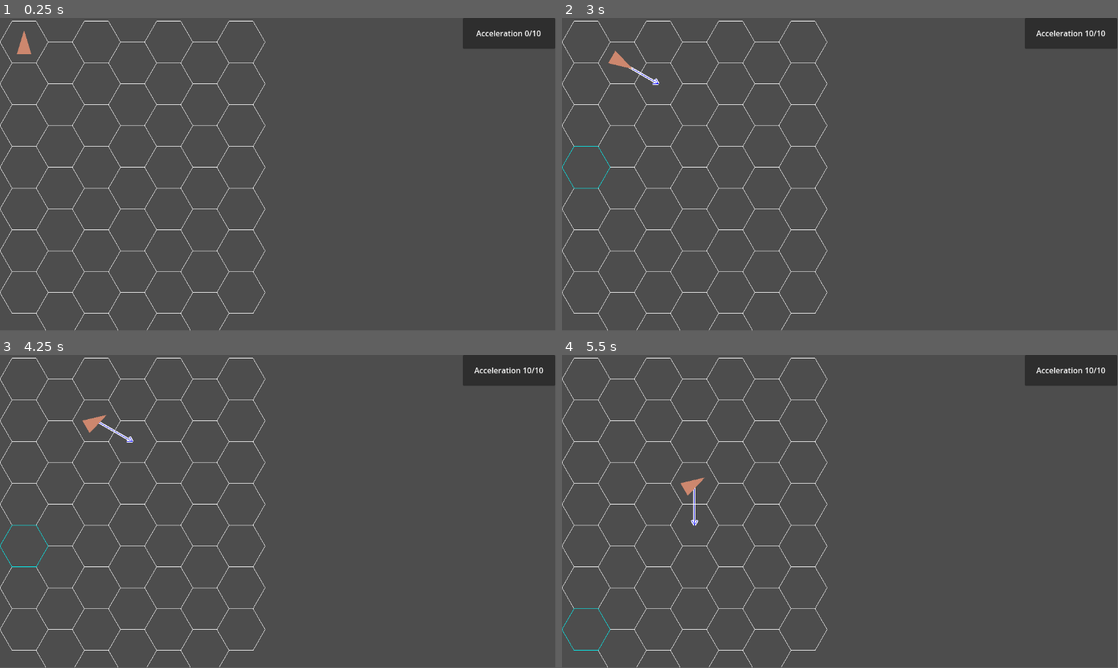
Above: before the commit, frames 1-4 (two rows, left to right).
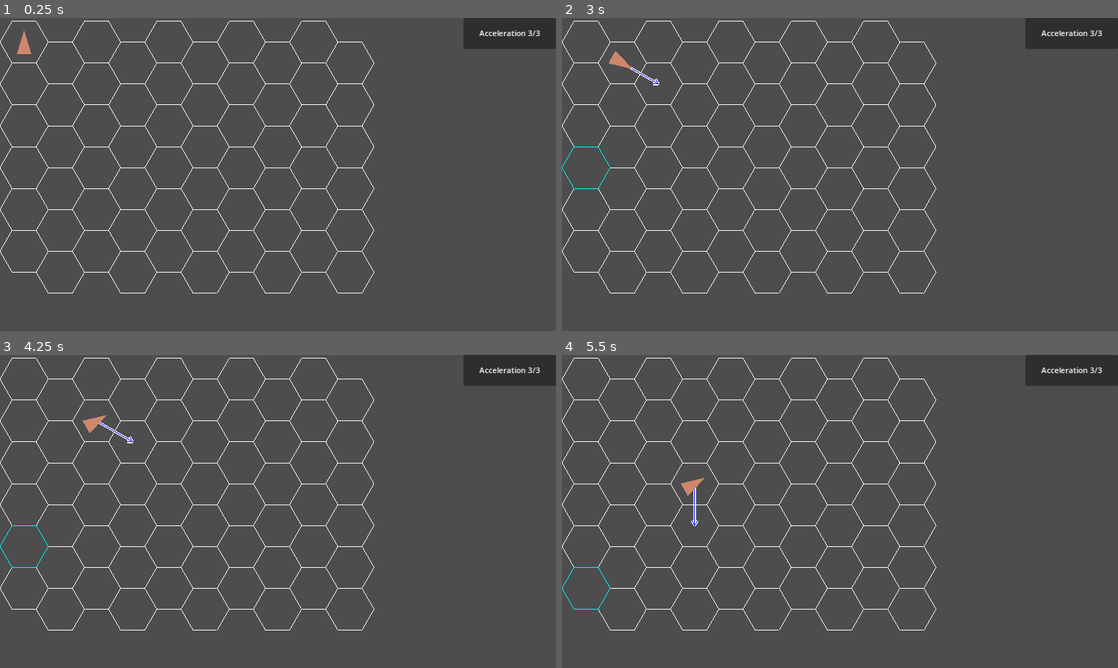
Above: after the commit, the same moments.

Repository: Idandot/Space-Arena
Game: Godot game, scene res://Scenes/Arena.tscn
Same seed, same stepped clock (60 frames per second), same inputs: the game is played once before the commit and once after it.
Inputs (mouse positions are in pixels of both pictures, inside the frame that each line leads up to):
- Up to frame 1 (0.25 s): no input
- Up to frame 2 (3 s): tap Enter (end_movement) at 0.5, 1.35, 2.85 s; move the mouse to (584, 43) at 0.52 s; hold Right (turn_right) 0.53-1.28 s; hold Enter (end_movement) 0.53-1.28 s; click (584, 43) at 0.67 s; tap Backspace (Reset) at 1.25, 2, 2.75 s; move the mouse to (584, 83) at 1.27 s; hold Down (brake) 1.28-2.03 s; click (584, 83) at 1.42 s; move the mouse to (584, 124) at 2.02 s; hold Right (turn_right) 2.03-2.78 s; hold Enter (end_movement) 2.03-2.78 s; click (584, 124) at 2.17 s; move the mouse to (584, 168) at 2.77 s; hold Up (accelerate) from 2.78 s (still down); click (584, 168) at 2.92 s
- Up to frame 3 (4.25 s): tap Backspace (Reset) at 3.5 s; move the mouse to (22, 545) at 3.52 s; release Up (accelerate) at 3.53 s; hold Left (turn_left) from 3.53 s (still down); hold Enter (end_movement) from 3.53 s (still down); click (22, 545) at 3.67 s
- Up to frame 4 (5.5 s): tap Backspace (Reset) at 4.25 s; move the mouse to (584, 586) at 4.27 s; release Enter (end_movement) at 4.28 s; tap Enter (end_movement) at 4.35 s; click (584, 586) at 4.42 s; move the mouse to (584, 630) at 5.02 s; release Left (turn_left) at 5.03 s; hold Down (brake) from 5.03 s (still down); hold Enter (end_movement) from 5.03 s (still down); click (584, 630) at 5.17 s
The window is 799x449 before the commit and 800x450 after it. Grey fills any space a smaller window leaves; there, only what the larger window draws over its background counts as a difference.

The runs differ from the first frame. In frame 1, 2.8% of the frame differs, in the area x 0-100%, y 0-100%; in frame 2, 2.9%; in frame 3, 2.9%; in frame 4, 2.9%.

Commit message:
Scaling Interface
Добавил скейлинг под размер окна 960x1152
NEXT: добавить врага

Diff:
--- a/Scenes/Arena.tscn
+++ b/Scenes/Arena.tscn
@@ -9,19 +9,30 @@
 script = ExtResource("1_mhtuk")
 Hex = ExtResource("2_004cx")
 Ship = ExtResource("3_jkae1")
-AccelerationText = NodePath("Panel/Label")
+AccelerationText = NodePath("Control/Panel/Label")
 
 [node name="Vectors" type="Node2D" parent="."]
 script = ExtResource("4_ogwqa")
 
-[node name="Panel" type="Panel" parent="."]
+[node name="Control" type="Control" parent="."]
+layout_mode = 3
+anchors_preset = 0
+offset_right = 40.0
+offset_bottom = 40.0
+
+[node name="Panel" type="Panel" parent="Control"]
+layout_mode = 0
 offset_left = 960.0
 offset_right = 1152.0
 offset_bottom = 64.0
 
-[node name="Label" type="Label" parent="Panel"]
-offset_right = 192.0
-offset_bottom = 64.0
+[node name="Label" type="Label" parent="Control/Panel"]
+layout_mode = 1
+anchors_preset = 15
+anchor_right = 1.0
+anchor_bottom = 1.0
+grow_horizontal = 2
+grow_vertical = 2
 text = "Acceleration 0/10"
 horizontal_alignment = 1
 vertical_alignment = 1
--- a/Scripts/HexGrid.gd
+++ b/Scripts/HexGrid.gd
@@ -7,8 +7,8 @@
 @export var hexSideSizeW = 50
 @export var gridOffsetWX = 50
 @export var gridOffsetWY = 50
-@export var gridSizeOX = 7
-@export var gridSizeOY = 7
+@export var gridSizeOX = 10
+@export var gridSizeOY = 6
 @export var hexColor = Color(1,0.5,1)
 @export var Hex: PackedScene
 @export var Ship: PackedScene
--- a/Scripts/Ship.gd
+++ b/Scripts/Ship.gd
@@ -4,7 +4,7 @@
 @export var shipLength = 50
 @export var shipWidth = 30
 @export var shipColor = Color(1,0.2,0.8)
-@export var MaxAcceleration = 10
+@export var MaxAcceleration = 3
 @export var Acceleration = MaxAcceleration
 var Position = Vector2i(0,0)
 var PreviousVelocity = Vector2i(0,0)
@@ -32,6 +32,7 @@
 
 func _ready():
 	acceleration_label = HexGrid.AccelerationText
+	update_acceleration(MaxAcceleration)
 	points = [Vector2(-shipWidth/2.0, shipLength/2.0), Vector2(shipWidth/2.0, shipLength/2.0), Vector2(0, -shipLength/2.0)]
 	colPoly.polygon = points
 	poly.polygon = points
--- a/project.godot
+++ b/project.godot
@@ -14,6 +14,10 @@
 run/main_scene="res://Scenes/Arena.tscn"
 config/features=PackedStringArray("4.0", "GL Compatibility")
 config/icon="res://icon.svg"
+
+[display]
+
+window/stretch/mode="canvas_items"
 
 [input]
 
